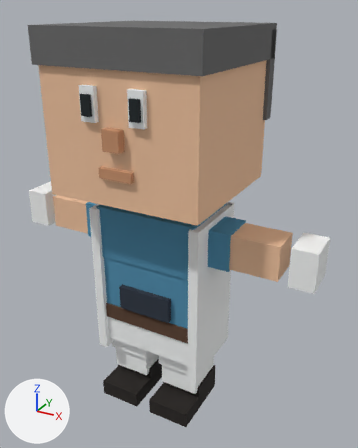
A saved change to the glTF model jarvis/ui/web/frontend/src/assets/society/figures/biped-medic.glb.
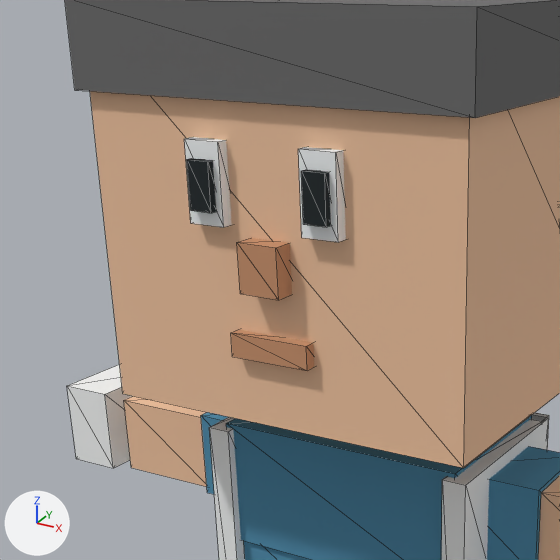
There are two pictures of each version: one whole from a camera (50 mm lens) standing at (1.314, -2.198, 2.257) and looking at (0.075, 0.055, 1.131), one close up on the part from 0% to 67% of the width and 6% to 59% of the height. Every picture has the same lights, and +X, +Y and +Z are marked at lower left. The last two pictures show the newer version. The close-ups show mesh edges as thin lines. Vertices at exactly the same position are counted once.

In view in the first close-up: 'Body'.
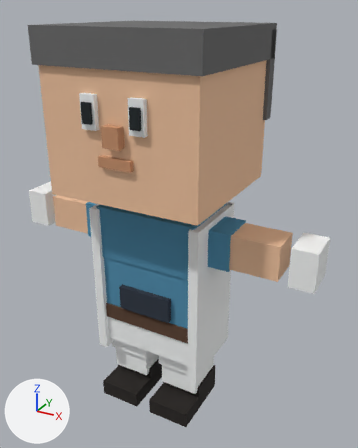
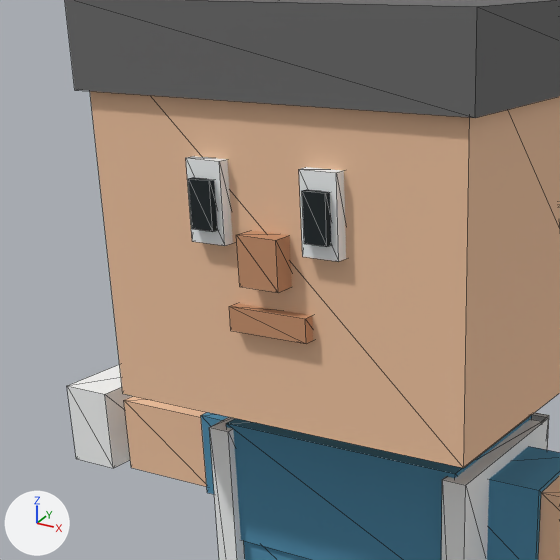
Edits to the bpy script that builds the scene:
```text
Change me_body:
    where me_body.from_pydata(...)  # 264 vertices, 396 faces; spans x -0.9..0.9, y -0.45..0.43, z 0.0..2.18
    used by ob_body; location = (0.0, 0.0, 0.0)
    me_body part 1: the loose piece of 8 vertices spanning x 0.09..0.17, y -0.43..-0.38, z 1.78..1.94 is moved by (0.0, 0.0, -0.04)
    me_body part 2: the loose piece of 8 vertices spanning x 0.1..0.16, y -0.44..-0.41, z 1.8..1.9 is moved by (0.0, 0.0, -0.04)
    me_body part 3: the loose piece of 8 vertices spanning x -0.17..-0.09, y -0.43..-0.38, z 1.78..1.94 is moved by (0.0, 0.0, -0.04)
    me_body part 4: the loose piece of 8 vertices spanning x -0.16..-0.1, y -0.44..-0.41, z 1.8..1.9 is moved by (0.0, 0.0, -0.04)
    me_body part 5: the loose piece of 8 vertices spanning x -0.05..0.05, y -0.45..-0.38, z 1.66..1.76 is moved by (0.0, 0.0, 0.01)
    me_body part 6: the loose piece of 8 vertices spanning x -0.09..0.09, y -0.43..-0.38, z 1.52..1.57 is moved by (0.0, 0.0, 0.05)
```

Location of each change, (x1, y1, x2, y2) in pixels of the close-ups (560 x 560 px; the box of a moved part takes in the faces that stretch with it):
part 1 of me_body, moved or reshaped
    before: (298, 147, 346, 242)
    after: (299, 167, 346, 262)
part 2 of me_body, moved or reshaped
    before: (301, 170, 331, 227)
    after: (302, 190, 331, 247)
part 3 of me_body, moved or reshaped
    before: (184, 137, 232, 227)
    after: (186, 156, 233, 246)
part 4 of me_body, moved or reshaped
    before: (187, 158, 216, 213)
    after: (188, 177, 218, 232)
part 5 of me_body, moved or reshaped
    before: (237, 238, 292, 300)
    after: (236, 230, 292, 293)
part 6 of me_body, moved or reshaped
    before: (231, 329, 314, 371)
    after: (229, 303, 313, 344)
